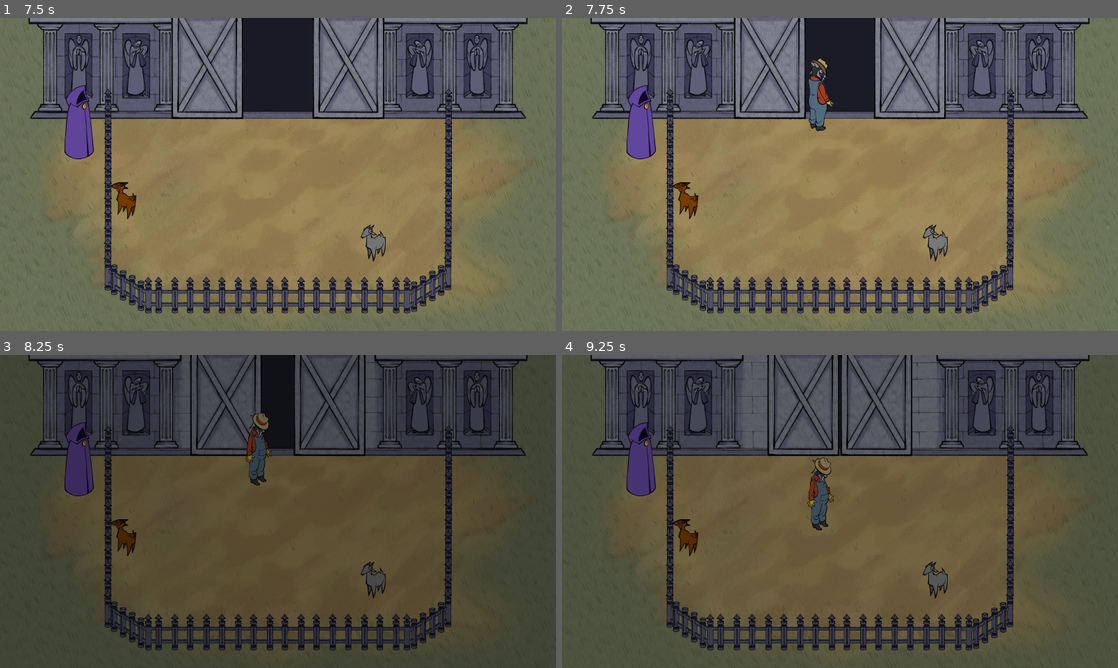
Above: before the commit, frames 1-4 (two rows, left to right).
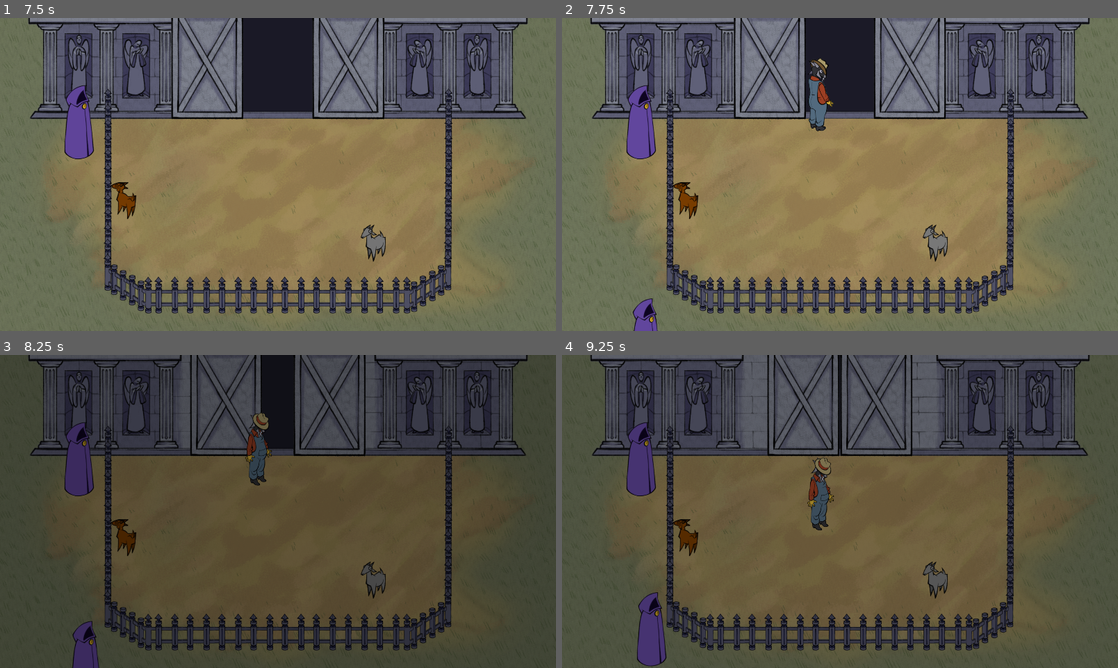
Above: after the commit, the same moments.

Repository: jadicodes/goat-game
Game: Godot game, scene res://farm/farm.tscn
Same seed, same stepped clock (60 frames per second), same inputs: the game is played once before the commit and once after it.
Inputs (mouse positions are in pixels of both pictures, inside the frame that each line leads up to):
- Up to frame 1 (7.5 s): tap Enter at 0.5 s; move the mouse to (250, 237) at 0.52 s; hold W (move_up) 0.53-1.25 s; hold E (interact) 0.53-1.25 s; click (250, 237) at 0.67 s; drag from (444, 221) to (278, 80) at 1.27 s; move the mouse to (111, 127) at 2.02 s; hold A (move_left) 2.03-2.75 s; tap Alt at 2.1, 5.1 s; drag from (305, 174) to (122, 224) at 2.77 s; move the mouse to (194, 96) at 3.52 s; hold S (move_down) 3.53-4.25 s; hold E (interact) 3.53-4.25 s; drag from (400, 158) to (194, 96) at 4.27 s; move the mouse to (166, 190) at 5.02 s; hold W (move_up) 5.03-5.75 s; click (166, 190) at 5.17 s; drag from (333, 105) to (122, 208) at 5.77 s; move the mouse to (250, 237) at 6.52 s; hold D (move_right) 6.53-7.25 s; hold E (interact) 6.53-7.25 s; drag from (444, 221) to (122, 208) at 7.27 s
- Up to frame 2 (7.75 s): no input
- Up to frame 3 (8.25 s): move the mouse to (111, 464) at 8.02 s; hold S (move_down) from 8.03 s (still down); tap Alt at 8.1 s
- Up to frame 4 (9.25 s): release S (move_down) at 8.75 s; drag from (867, 511) to (684, 545) at 8.77 s

Frame 1 is identical in both runs. In frame 2, 0.4% of the frame differs, in the area x 12-18%, y 89-100%; in frame 3, 0.6%; in frame 4, 1.0%, in the area x 13-19%, y 75-100%.

Commit message:
Add shopper on day advancement

Diff:
--- a/project/barn/barn.gd
+++ b/project/barn/barn.gd
@@ -1,6 +1,7 @@
 class_name Barn
 extends Node2D
 
+signal day_advanced
 
 @onready var _conductor: BarnActionConductor = %BarnActionConductor
 @onready var _animation_player: AnimationPlayer = %AnimationPlayer
@@ -20,3 +21,5 @@
 	_animation_player.play_backwards("barn_sleep")
 
 	await _animation_player.animation_finished
+
+	day_advanced.emit()
--- a/project/farm/farm.gd
+++ b/project/farm/farm.gd
@@ -13,5 +13,5 @@
 	print("shopper created")
 
 
-func _on_timer_timeout() -> void:
+func _on_barn_day_advanced() -> void:
 	_create_shopper()
--- a/project/farm/farm.tscn
+++ b/project/farm/farm.tscn
@@ -62,12 +62,8 @@
 position = Vector2(-47, 386)
 rotation = 1.57909
 
-[node name="Timer" type="Timer" parent="."]
-wait_time = 35.0
-autostart = true
-
 [node name="Shopper" parent="." instance=ExtResource("4_72csm")]
 material = SubResource("ShaderMaterial_ol6uc")
 position = Vector2(-70, 725)
 
-[connection signal="timeout" from="Timer" to="." method="_on_timer_timeout"]
+[connection signal="day_advanced" from="Barn" to="." method="_on_barn_day_advanced"]
